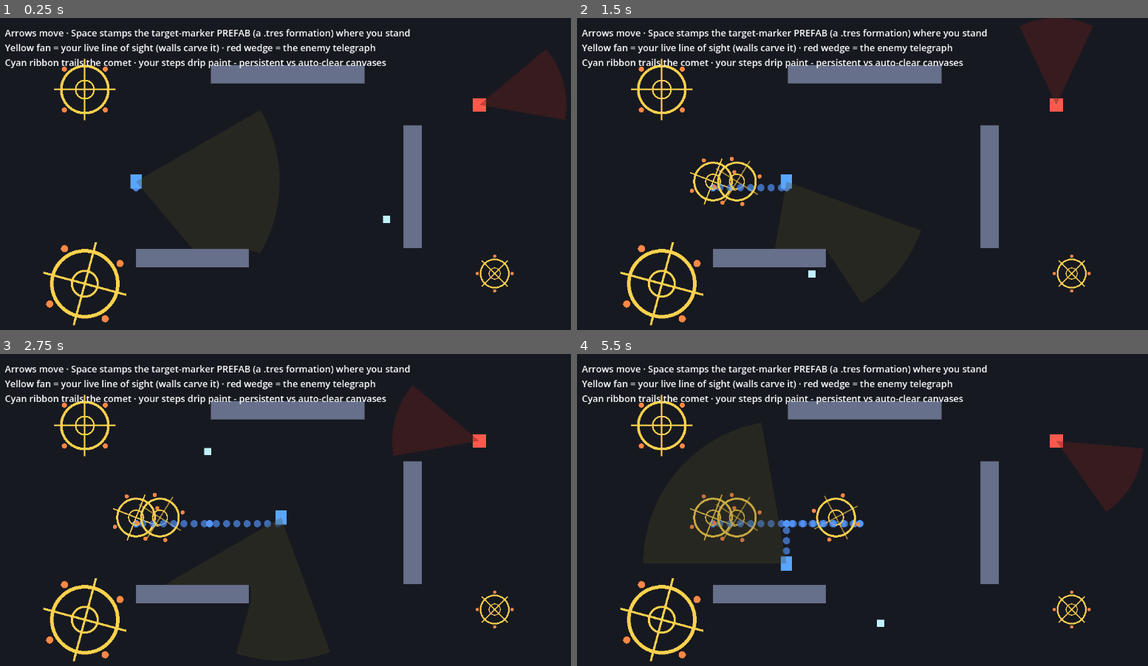
Above: before the commit, frames 1-4 (two rows, left to right).
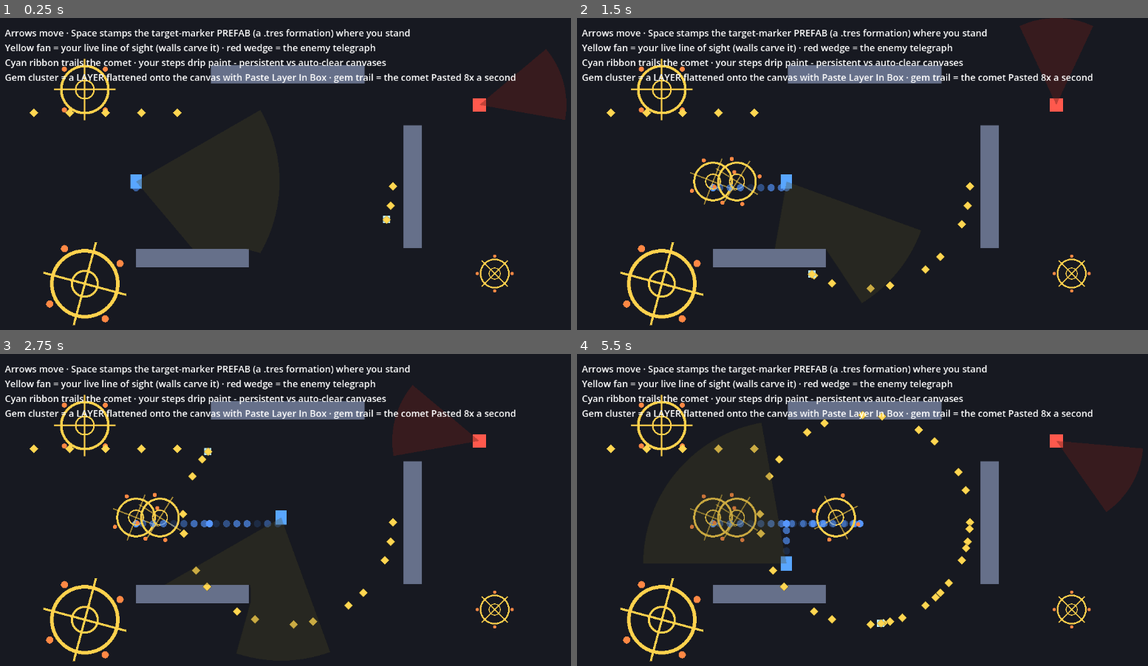
Above: after the commit, the same moments.

Repository: SalmanShhh/Godot-EventSheet-Visual-Scripting
Game: Godot game, scene res://demo/showcase/draw_lab/draw_lab.tscn
Same seed, same stepped clock (60 frames per second), same inputs: the game is played once before the commit and once after it. This scene is started directly instead of the project's main scene.
Inputs (mouse positions are in pixels of both pictures, inside the frame that each line leads up to):
- Up to frame 1 (0.25 s): no input
- Up to frame 2 (1.5 s): tap Enter (ui_accept) at 0.5, 0.77 s; move the mouse to (993, 167) at 0.52 s; hold Right (ui_right) 0.53-1.25 s; hold Ctrl 0.53-1.25 s; click (993, 167) at 0.67 s; drag from (748, 198) to (833, 248) at 1.27 s
- Up to frame 3 (2.75 s): move the mouse to (348, 447) at 2.02 s; hold Right (ui_right) from 2.03 s (still down); tap Alt at 2.1 s
- Up to frame 4 (5.5 s): release Right (ui_right) at 2.75 s; drag from (833, 584) to (685, 469) at 2.77 s; move the mouse to (1039, 569) at 3.52 s; hold Left (ui_left) 3.53-4.25 s; tap I at 3.6 s; tap Enter (ui_accept) at 3.77 s; drag from (685, 469) to (776, 438) at 4.27 s; move the mouse to (896, 519) at 5.02 s; hold Down (ui_down) from 5.03 s (still down); tap Tab at 5.1 s; click (896, 519) at 5.17 s

The runs differ from the first frame. In frame 1, 1.1% of the frame differs, in the area x 0-91%, y 17-66%; in frame 2, 1.4%; in frame 3, 1.7%; in frame 4, 2.0%, in the area x 0-91%, y 17-89%.

Commit message:
docs(drawing-canvas): demonstrate paste in the Draw Lab showcase + picker preview
Draw Lab now shows the new paste verbs: the orbiting comet stamps its gem icon
onto the persistent canvas ~8x a second (Paste Node) leaving a baked trail, and a
gem layer is flattened onto the canvas at load with Paste Layer In Box then freed.

Preview harnesses + images: render_paste_picker_preview.gd (the four Paste verbs
filtered in the ACE picker under Drawing Canvas) and render_draw_lab_paste.gd (the
showcase running, the comet's Paste Node trail visible). Showcase regen is
byte-stable; full suite green.

Diff:
--- a/demo/showcase/draw_lab/draw_lab.gd
+++ b/demo/showcase/draw_lab/draw_lab.gd
@@ -1,8 +1,10 @@
 class_name DrawLabDemo
 extends Node2D
 
+var baked: bool = false
 var comet_angle: float = 0.0
 var facing_deg: float = 0.0
+var paste_timer: float = 0.0
 var __every_paint: float = 0.0
 
 
@@ -13,6 +15,18 @@
 	$PaintLayer/Paint.draw_prefab(marker, 980.0, 500.0, 0.6, 45.0)
 	$PaintLayer/Paint.draw_prefab(marker, 180.0, 520.0, 1.4, 15.0)
 	$FxLayer/Fx.start_ribbon($Comet, 34, 7.0, Color(0.45, 0.9, 1.0, 0.85))
+	# Paste demo - build one gem texture and give the orbiting comet a gem icon. The tick leaves a
+	# Paste Node trail behind it and bakes a whole gem LAYER onto the canvas on its first run.
+	var gem_image: Image = Image.create(20, 20, false, Image.FORMAT_RGBA8)
+	gem_image.fill(Color(0.0, 0.0, 0.0, 0.0))
+	for gem_y: int in 20:
+		for gem_x: int in 20:
+			if absi(gem_x - 10) + absi(gem_y - 10) <= 8:
+				gem_image.set_pixel(gem_x, gem_y, Color(1.0, 0.84, 0.32))
+	var comet_icon: Sprite2D = Sprite2D.new()
+	comet_icon.name = "Icon"
+	comet_icon.texture = ImageTexture.create_from_image(gem_image)
+	$Comet.add_child(comet_icon)
 
 
 func _physics_process(delta: float) -> void:
@@ -24,6 +38,27 @@
 	$Enemy/Telegraph.draw_canvas_cone($Enemy.global_position.x, $Enemy.global_position.y, -facing_deg * 1.5, 50.0, 170.0, Color(1.0, 0.3, 0.25, 0.4))
 	if Input.is_action_just_pressed("ui_accept"):
 		$PaintLayer/Paint.draw_prefab(load("res://demo/showcase/draw_lab/target_marker.tres"), $Player.global_position.x, $Player.global_position.y, 0.8, facing_deg)
+	# Paste Node the orbiting comet's gem onto the PERSISTENT canvas ~8x a second: a trail of baked
+	# gem stamps follows the orbit (the discrete-decal counterpart to the comet's live cyan ribbon).
+	paste_timer -= delta
+	if paste_timer <= 0.0 and $Comet.has_node("Icon"):
+		paste_timer = 0.12
+		$PaintLayer/Paint.paste_node($Comet/Icon)
+	# Paste Layer In Box (once, at load): scatter a gem LAYER, bake every gem inside the box onto the
+	# persistent canvas, then free the originals - one texture instead of N sprites. Done on the first
+	# live tick (an on-ready bake would buffer before the canvas surface exists).
+	if not baked and $Comet.has_node("Icon"):
+		baked = true
+		var gem_texture: Texture2D = $Comet/Icon.texture
+		var gems: Node2D = Node2D.new()
+		add_child(gems)
+		for gem_spot: Vector2 in [Vector2(80.0, 185.0), Vector2(150.0, 185.0), Vector2(220.0, 185.0), Vector2(290.0, 185.0), Vector2(360.0, 185.0)]:
+			var gem: Sprite2D = Sprite2D.new()
+			gem.texture = gem_texture
+			gems.add_child(gem)
+			gem.global_position = gem_spot
+		$PaintLayer/Paint.paste_layer_in_box(gems, 50.0, 170.0, 340.0, 35.0)
+		gems.queue_free()
 
 
 func _process(delta: float) -> void:
--- a/demo/showcase/draw_lab/draw_lab.tscn
+++ b/demo/showcase/draw_lab/draw_lab.tscn
@@ -138,4 +138,5 @@
 theme_override_font_sizes/font_size = 18
 text = "Arrows move · Space stamps the target-marker PREFAB (a .tres formation) where you stand
 Yellow fan = your live line of sight (walls carve it) · red wedge = the enemy telegraph
-Cyan ribbon trails the comet · your steps drip paint - persistent vs auto-clear canvases"
+Cyan ribbon trails the comet · your steps drip paint - persistent vs auto-clear canvases
+Gem cluster = a LAYER flattened onto the canvas with Paste Layer In Box · gem trail = the comet Pasted 8x a second"
--- a/tools/build_examples.gd
+++ b/tools/build_examples.gd
@@ -2155,7 +2155,9 @@
 	sheet.emit_live_values = false
 	sheet.variables = {
 		"facing_deg": {"type": "float", "default": 0.0, "exported": false},
-		"comet_angle": {"type": "float", "default": 0.0, "exported": false}
+		"comet_angle": {"type": "float", "default": 0.0, "exported": false},
+		"paste_timer": {"type": "float", "default": 0.0, "exported": false},
+		"baked": {"type": "bool", "default": false, "exported": false}
 	}
 	var about: CommentRow = CommentRow.new()
 	about.text = "[b]Draw Lab[/b] - four Drawing Canvases with different jobs. The Player carries an AUTO-CLEAR canvas red …(479 unchanged characters)…
@@ -2171,7 +2173,19 @@
 		"$PaintLayer/Paint.draw_prefab(marker, 180.0, 140.0, 1.0, 0.0)",
 		"$PaintLayer/Paint.draw_prefab(marker, 980.0, 500.0, 0.6, 45.0)",
 		"$PaintLayer/Paint.draw_prefab(marker, 180.0, 520.0, 1.4, 15.0)",
-		"$FxLayer/Fx.start_ribbon($Comet, 34, 7.0, Color(0.45, 0.9, 1.0, 0.85))"
+		"$FxLayer/Fx.start_ribbon($Comet, 34, 7.0, Color(0.45, 0.9, 1.0, 0.85))",
+		"# Paste demo - build one gem texture and give the orbiting comet a gem icon. The tick leaves a",
+		"# Paste Node trail behind it and bakes a whole gem LAYER onto the canvas on its first run.",
+		"var gem_image: Image = Image.create(20, 20, false, Image.FORMAT_RGBA8)",
+		"gem_image.fill(Color(0.0, 0.0, 0.0, 0.0))",
+		"for gem_y: int in 20:",
+		"\tfor gem_x: int in 20:",
+		"\t\tif absi(gem_x - 10) + absi(gem_y - 10) <= 8:",
+		"\t\t\tgem_image.set_pixel(gem_x, gem_y, Color(1.0, 0.84, 0.32))",
+		"var comet_icon: Sprite2D = Sprite2D.new()",
+		"comet_icon.name = \"Icon\"",
+		"comet_icon.texture = ImageTexture.create_from_image(gem_image)",
+		"$Comet.add_child(comet_icon)"
 	]))
 	on_ready.actions.append(ready_body)
 	sheet.events.append(on_ready)
@@ -2188,7 +2202,28 @@
 		"$Player/Vision.draw_line_of_sight($Player.global_position.x, $Player.global_position.y, facing_deg, 80.0, 280.0, 1, Color(1.0, 0.92, 0.45, 0.3))",
 		"$Enemy/Telegraph.draw_canvas_cone($Enemy.global_position.x, $Enemy.global_position.y, -facing_deg * 1.5, 50.0, 170.0, Color(1.0, 0.3, 0.25, 0.4))",
 		"if Input.is_action_just_pressed(\"ui_accept\"):",
-		"\t$PaintLayer/Paint.draw_prefab(load(\"res://demo/showcase/draw_lab/target_marker.tres\"), $Player.global_position.x, $Player.global_position.y, 0.8, facing_deg)"
+		"\t$PaintLayer/Paint.draw_prefab(load(\"res://demo/showcase/draw_lab/target_marker.tres\"), $Player.global_position.x, $Player.global_position.y, 0.8, facing_deg)",
+		"# Paste Node the orbiting comet's gem onto the PERSISTENT canvas ~8x a second: a trail of baked",
+		"# gem stamps follows the orbit (the discrete-decal counterpart to the comet's live cyan ribbon).",
+		"paste_timer -= delta",
+		"if paste_timer <= 0.0 and $Comet.has_node(\"Icon\"):",
+		"\tpaste_timer = 0.12",
+		"\t$PaintLayer/Paint.paste_node($Comet/Icon)",
+		"# Paste Layer In Box (once, at load): scatter a gem LAYER, bake every gem inside the box onto the",
+		"# persistent canvas, then free the originals - one texture instead of N sprites. Done on the first",
+		"# live tick (an on-ready bake would buffer before the canvas surface exists).",
+		"if not baked and $Comet.has_node(\"Icon\"):",
+		"\tbaked = true",
+		"\tvar gem_texture: Texture2D = $Comet/Icon.texture",
+		"\tvar gems: Node2D = Node2D.new()",
+		"\tadd_child(gems)",
+		"\tfor gem_spot: Vector2 in [Vector2(80.0, 185.0), Vector2(150.0, 185.0), Vector2(220.0, 185.0), Vector2(290.0, 185.0), Vector2(360.0, 185.0)]:",
+		"\t\tvar gem: Sprite2D = Sprite2D.new()",
+		"\t\tgem.texture = gem_texture",
+		"\t\tgems.add_child(gem)",
+		"\t\tgem.global_position = gem_spot",
+		"\t$PaintLayer/Paint.paste_layer_in_box(gems, 50.0, 170.0, 340.0, 35.0)",
+		"\tgems.queue_free()"
 	]))
 	tick.actions.append(tick_body)
 	sheet.events.append(tick)
@@ -2301,7 +2336,7 @@
 	hud.name = "Hud"
 	hud.position = Vector2(24.0, 16.0)
 	hud.add_theme_font_size_override("font_size", 18)
-	hud.text = "Arrows move · Space stamps the target-marker PR …(179 unchanged characters)… aint - persistent vs auto-clear canvases"
+	hud.text = "Arrows move · Space stamps the target-marker PR …(179 unchanged characters)… aint - persistent vs auto-clear canvases\nGem cluster = a LAYER flattened onto the canvas with Paste Layer In Box · gem trail = the comet Pasted 8x a second"
 	hud_layer.add_child(hud)
 	hud.owner = root
 
--- /dev/null
+++ b/tools/render_draw_lab_paste.gd
@@ -0,0 +1,27 @@
+# EventForge - render harness (dev tool): runs the Draw Lab showcase live and screenshots it after the
+# comet has orbited a while, so the paste demo is visible - the gem LAYER baked onto the persistent canvas
+# at load (Paste Layer) plus the trail of gem stamps the orbiting comet leaves (Paste Node). Run:
+#   godot --path . --script tools/render_draw_lab_paste.gd
+@tool
+extends SceneTree
+
+var _frames: int = 0
+
+
+func _init() -> void:
+	root.title = "Draw Lab - paste demo"
+	root.size = Vector2i(1152, 648)
+	var scene: Node = load("res://demo/showcase/draw_lab/draw_lab.tscn").instantiate()
+	root.add_child(scene)
+	process_frame.connect(_on_frame)
+
+
+func _on_frame() -> void:
+	_frames += 1
+	# Let the comet orbit and stamp its Paste Node trail for a couple of seconds before the shot.
+	if _frames < 150:
+		return
+	var image: Image = root.get_texture().get_image()
+	image.save_png("res://docs/images/draw-lab-paste.png")
+	print("[draw_lab_paste] saved (%dx%d)" % [image.get_width(), image.get_height()])
+	quit(0)
--- /dev/null
+++ b/tools/render_paste_picker_preview.gd
@@ -0,0 +1,43 @@
+# EventForge - render harness (dev tool) for the Drawing Canvas Paste verbs in the ACE picker. Loads the
+# drawing_canvas pack as a provider source (builtins included) and pre-filters the picker to "Paste" so the
+# four new actions read as first-class picker rows. Run NON-headless:
+#   godot --path . --script tools/render_paste_picker_preview.gd
+@tool
+extends SceneTree
+
+var _frames: int = 0
+var _picker: ACEPickerDialog = null
+
+
+func _init() -> void:
+	root.title = "Paste verbs in the picker"
+	root.size = Vector2i(900, 640)
+	root.gui_embed_subwindows = true
+	var background: ColorRect = ColorRect.new()
+	background.color = Color("#252525")
+	background.set_anchors_and_offsets_preset(Control.PRESET_FULL_RECT)
+	root.add_child(background)
+	process_frame.connect(_on_frame)
+
+
+func _on_frame() -> void:
+	_frames += 1
+	if _frames == 2:
+		var registry: EventSheetACERegistry = EventSheetACERegistry.new()
+		var provider: Object = load("res://eventsheet_addons/drawing_canvas/drawing_canvas_behavior.gd").new()
+		var sources: Array[Object] = [provider]
+		registry.refresh_from_sources(sources, true)   # true = also include the builtin vocabulary
+		_picker = ACEPickerDialog.new()
+		_picker.init_dialog(root, registry)
+		_picker.open("append_action", false, null)
+		return
+	if _frames == 4 and _picker != null:
+		_picker._search.text = "Paste"
+		_picker._search.text_changed.emit("Paste")
+		return
+	if _frames < 9 or _picker == null or _picker._window == null:
+		return
+	var image: Image = _picker._window.get_texture().get_image()
+	image.save_png("res://docs/images/paste-picker.png")
+	print("[paste_picker] saved (%dx%d)" % [image.get_width(), image.get_height()])
+	quit(0)
Binary file added: docs/images/draw-lab-paste.png
Binary file added: docs/images/paste-picker.png
